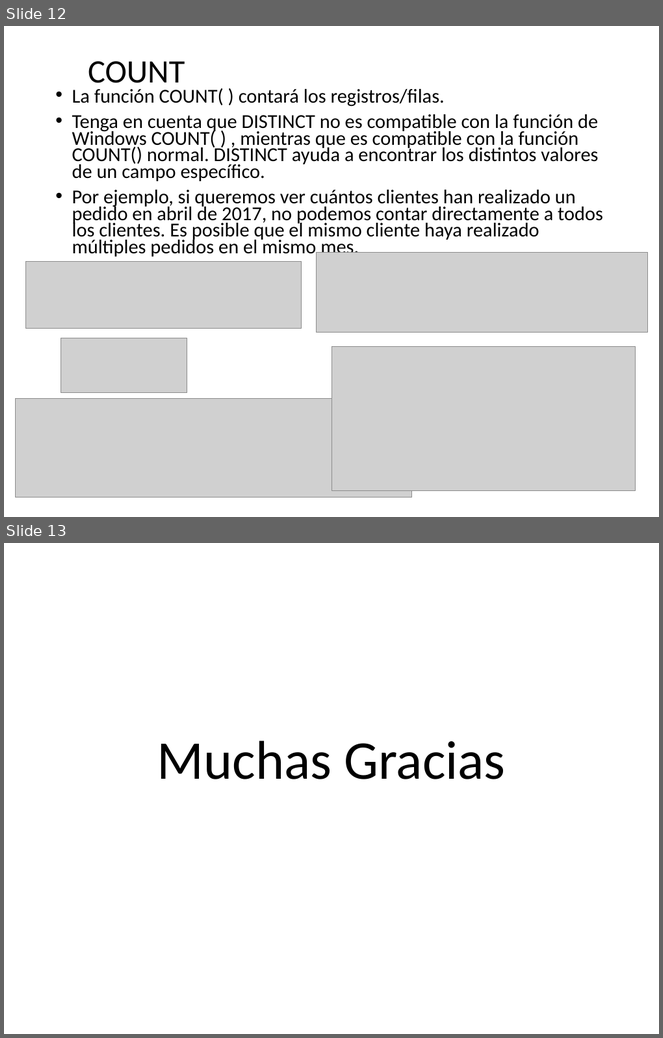
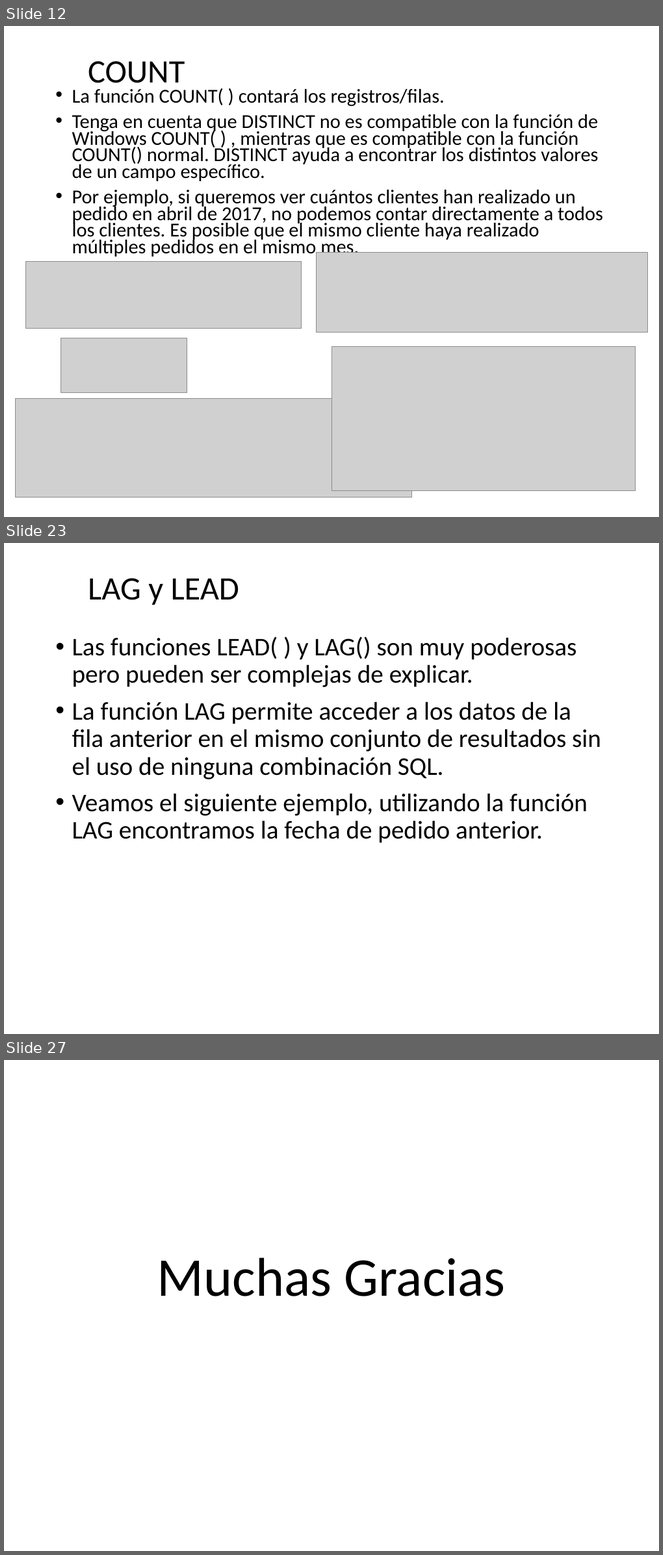
Before and after one commit to debsdaniel/expertodba2021, a slide deck: Presentaciones/Semana 8 - Windows Function.pptx. Shown one above the other, each under a label of ours: slides 12 and 13 before the commit, slides 12, 23 and 27 after it; the slides between them are not shown. The pictures are 663x1038 and 663x1555 pixels, drawn with LibreOffice and Linux fonts; fonts in the diff are those of the drawing; grey boxes stand for pictures; background and template pictures are left out. Boxes give left, top, right and bottom in pixels: in the first picture for what was removed or moved away, otherwise in the second. Text is boxed around its words. In the diff, an @@ line names an element or a change of style, - is before the commit and + after.

```diff
--- a/Presentaciones/Semana 8 - Windows Function.pptx
+++ b/Presentaciones/Semana 8 - Windows Function.pptx
@@ slide 23 added at bbox=[4, 543, 659, 1034], background picture (left out) @@
@@ title added at bbox=[88, 578, 239, 605], 36 pt, text #000000 @@
+LAG y LEAD
@@ text added at bbox=[72, 637, 601, 843], 28 pt, text #000000 @@
+• Las funciones LEAD( ) y LAG() son muy poderosas pero pueden ser complejas de explicar.
+• La función LAG permite acceder a los datos de la fila anterior en el mismo conjunto de resultados sin el uso de ninguna combinación SQL.
+• Veamos el siguiente ejemplo, utilizando la función LAG encontramos la fecha de pedido anterior.
@@ what was slide 13 is now slide 27 @@
```
Also in this commit, not shown: 13 other slides added.
